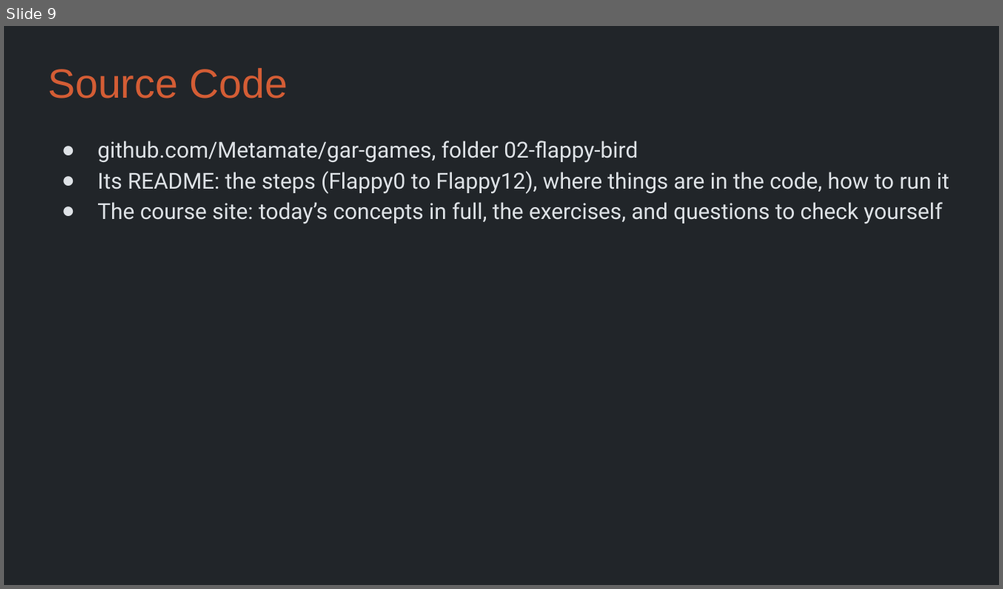
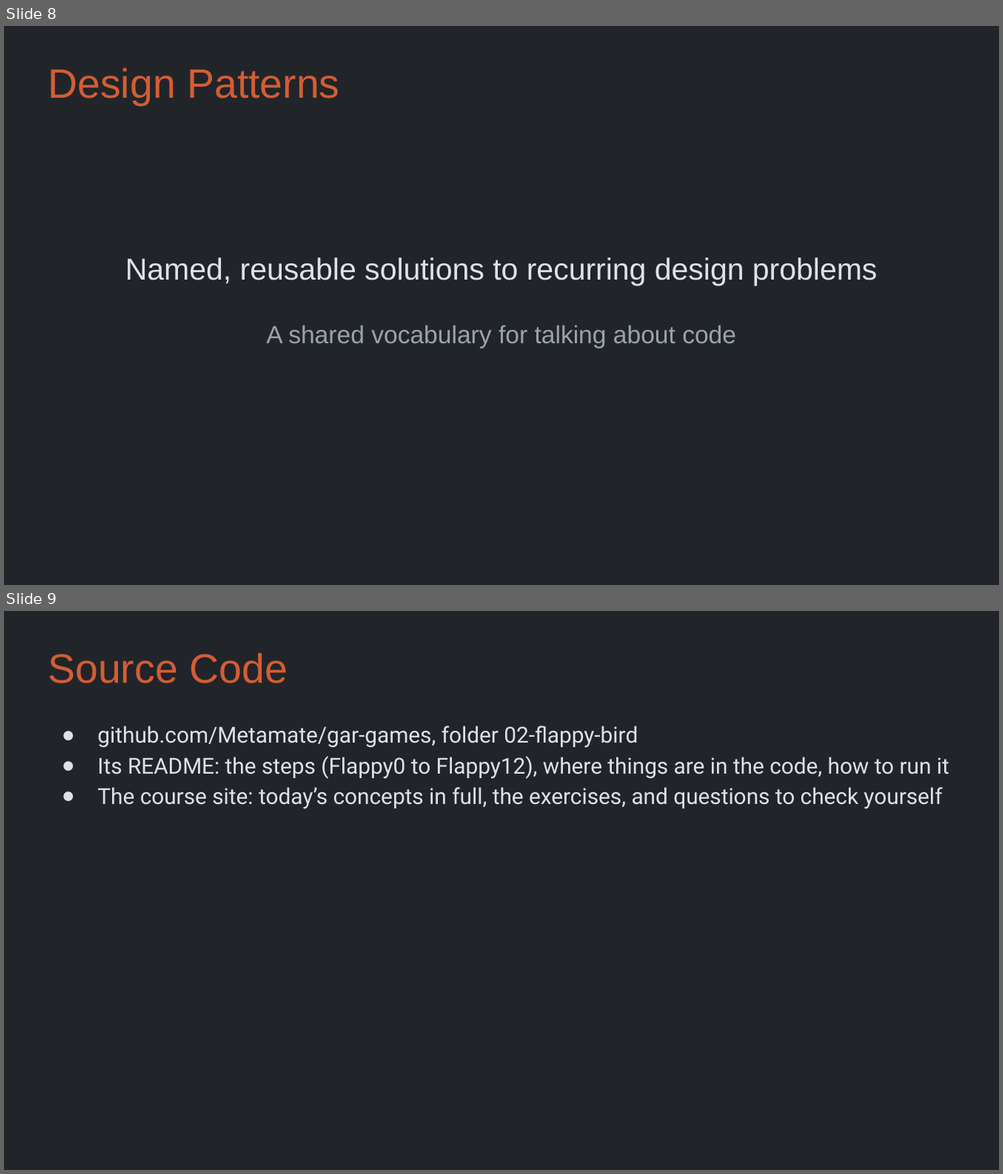
Before and after one commit to Metamate/gar, a slide deck: slides/02 Flappy Bird.pptx. Shown one above the other, each under a label of ours: slide 9 before the commit, slides 8 and 9 after it. The pictures are 1003x589 and 1003x1174 pixels, drawn with LibreOffice and Linux fonts; fonts in the diff are those of the drawing. Boxes give left, top, right and bottom in pixels: in the first picture for what was removed or moved away, otherwise in the second. Text is boxed around its words. In the diff, an @@ line names an element or a change of style, - is before the commit and + after.

```diff
--- a/slides/02 Flappy Bird.pptx
+++ b/slides/02 Flappy Bird.pptx
@@ slide 8 added at (4,26,999,585), background #212529 @@
@@ title added at (48,68,340,105), 29.7 pt, text #D45D35 @@
+Design Patterns
@@ text added at (125,258,877,286), 22 pt, text #DEE2E6 @@
+Named, reusable solutions to recurring design problems
@@ text added at (266,325,736,348), 18 pt, text #9AA3AB @@
+A shared vocabulary for talking about code
```
Also in this commit, not shown: 5 slides changed, 1 other slide added, 4 slides removed, 35 other files.
